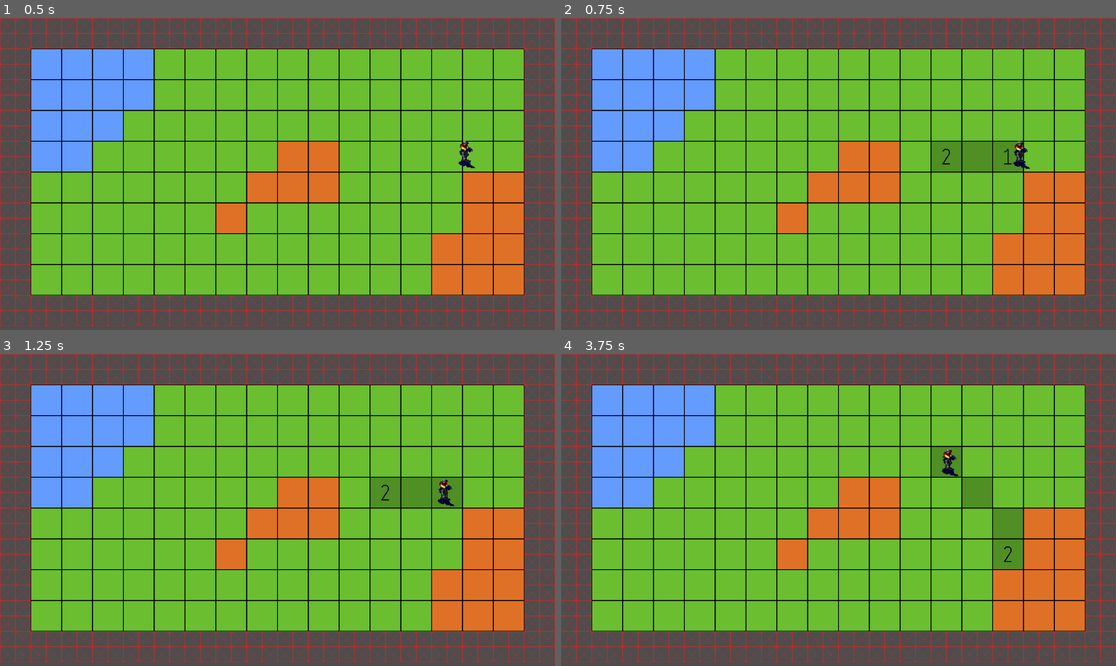
Above: before the commit, frames 1-4 (two rows, left to right).
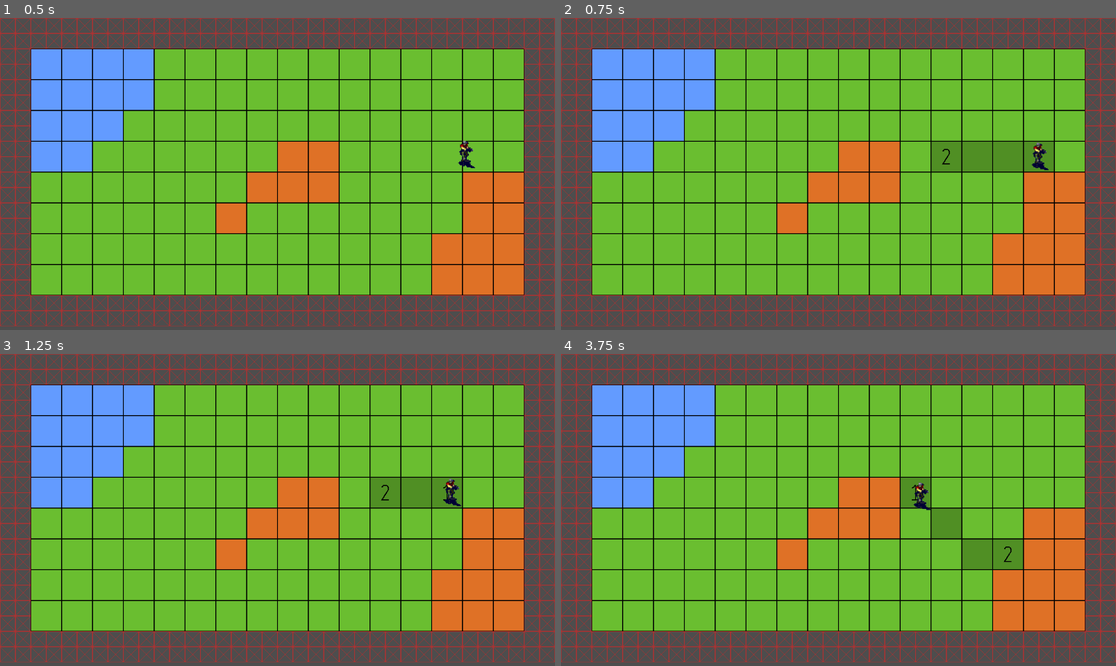
Above: after the commit, the same moments.

Repository: minkezhang/godot-experiments
Game: Godot game, scene res://scenes/world/world.tscn
Same seed, same stepped clock (60 frames per second), same inputs: the game is played once before the commit and once after it.
Inputs (mouse positions are in pixels of both pictures, inside the frame that each line leads up to):
- Up to frame 1 (0.5 s): no input
- Up to frame 2 (0.75 s): tap Enter (ui_accept) at 0.5, 0.6 s; move the mouse to (960, 158) at 0.52 s
- Up to frame 3 (1.25 s): tap Enter (ui_accept) at 0.77, 1.07 s
- Up to frame 4 (3.75 s): move the mouse to (727, 525) at 1.27 s; tap Enter (ui_accept) at 1.35, 1.52, 1.82, 2.1, 2.85, 3.02, 3.32, 3.6 s; move the mouse to (894, 441) at 2.02 s; move the mouse to (810, 572) at 2.77 s; move the mouse to (1005, 556) at 3.52 s

Frame 1 is identical in both runs. In frame 2, 0.7% of the frame differs, in the area x 79-89%, y 39-50%; in frame 3, 0.2%; in frame 4, 3.1%, in the area x 61-84%, y 29-70%.

Commit message:
Refactor gi.gd

Diff:
--- a/godot-pathfinding/scenes/gi/gi.gd
+++ b/godot-pathfinding/scenes/gi/gi.gd
@@ -1,64 +1,50 @@
 extends CharacterBody2D
 
-# Cells
-var _path: Array
+const SPEED = 120.0
+
+# Stack of TileMap map coordinates. Stack is in reverse order -- the next
+# waypoint tile is at the end of the data struct.
+var _waypoints: Array[Vector3i]
 
 func _ready():
 	motion_mode = MOTION_MODE_FLOATING
 
-const SPEED = 60.0
-const JUMP_VELOCITY = -400.0
+## Get the next source position of the unit.
+##
+## Pathfinding cannot interrupt a unit's tile-to-tile movement, and therefore
+## we will need to report the next "visible" position of the unit.
+func get_waypoint() -> Vector3i:
+	return Vector3i(
+		position.x,
+		position.y,
+		z_index,
+	) if _waypoints.is_empty() else _waypoints[-1]
 
-func cancel_path():
-	_path = [
-	]
+func stop():
+	_waypoints = [ get_waypoint() ]
 
-func set_path(p: Array):
-	var _p = Array(p)
-	_p.reverse()  # Current position is last in the stack.
-	_p.pop_back() # Get next cell destination.
-	if not _path.is_empty():
-		print("DEBUG(gi): path not empty, adding %s to head" % [_path[-1]])
-		_p.append_array([_path[-1]]) # Ensure agent is in the correct cell position.
-	_path = _p
-	print("DEBUG(gi): _path = ", _path)
-
-func get_source() -> Vector2:
-	if _path.is_empty():
-		return position
-	else:
-		return Vector2(
-			_path[-1].x,
-			_path[-1].y,
-		)
+func set_waypoint(waypoints: Array[Vector3i]):
+	_waypoints = waypoints
+	_waypoints.reverse()
 
 func _physics_process(delta):
-	var valid = false
+	for i in range(_waypoints.size()):
+		var wp = get_waypoint()
+		var dx = Vector2(wp.x, wp.y) - position
+		var v = dx.normalized() * SPEED
 
-	var dx: Vector2
-	var v: Vector2i
-	var z: int
+		set_velocity(v)
 
-	var buf: Vector3i
-	for i in range(_path.size()):
-		buf = _path[-1]
-		dx = Vector2(buf.x, buf.y) - position
-		z = buf.z
-		v = dx.normalized() * SPEED
+		if (
+			dx.length() == 0
+		) or (
+			dx.length() < (v * delta).length()
+		):
+			_waypoints.pop_back()
 
-		if dx.length() == 0 or dx.length() < (v * delta).length():
-			_path.pop_back()
-			position.x = buf.x
-			position.y = buf.y
-			continue
+			position.x = wp.x
+			position.y = wp.y
 		else:
-			valid = true
 			break
 
-	if valid:
-		z_index = z
-		set_velocity(v)
-	else:
-		set_velocity(Vector2(0, 0))
-
 	move_and_slide()
--- a/godot-pathfinding/scenes/world/world.gd
+++ b/godot-pathfinding/scenes/world/world.gd
@@ -8,7 +8,12 @@
 
 	if Input.is_action_just_pressed("ui_accept"):
 		var mpos = get_global_mouse_position()
-		var source = $Map/Base.local_to_map($Map/Base.to_local($GI.get_source()))
+		var source = $Map/Base.local_to_map($Map/Base.to_local(
+			Vector2(
+				$GI.get_waypoint().x,
+				$GI.get_waypoint().y,
+			),
+		))
 		var target = $Map/Base.local_to_map($Map/Base.to_local(mpos))
 		$Map/Highlight.set_cell(0, target, 0, Vector2i(2, 0))
 
@@ -22,7 +27,7 @@
 		$Map/Highlight.set_cell(0, source, 0, Vector2i(1, 0))
 		$Map/Highlight.set_cell(0, target, 0, Vector2i(2, 0))
 
-		var _path = []
+		var _path: Array[Vector3i] = []
 		for p in path:
 			_path.append_array(
 				[Vector3i(
@@ -31,4 +36,4 @@
 					p.z,
 				)]
 			)
-		$GI.set_path(_path)
+		$GI.set_waypoint(_path)
